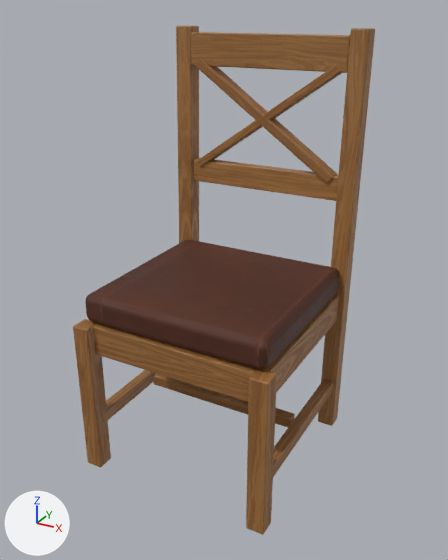
Two versions of the glTF model models/chair-norway.glb, one commit apart.
Before and after are seen from a camera (50 mm lens) standing at (0.686, -1.232, 1.093) and looking at (0.015, -0.013, 0.483). The axes (+X, +Y, +Z) are drawn at lower left. The lights are the same throughout. The picture after the commit comes second. Where no turn or scale is listed for an object, it has been applied to the vertices.
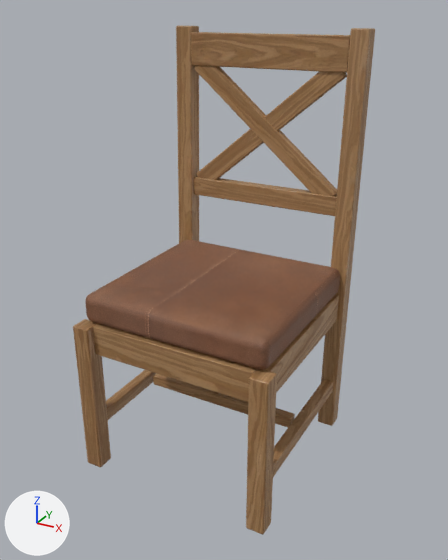
Boxes (x1, y1, x2, y2) around the edits, measured in the pictures (448 x 560 px; the box of a moved part takes in the faces that stretch with it):
```json
{"object": "Mesh_0", "change": "surface changed, reshaped", "before": [73, 26, 375, 535], "after": [73, 26, 375, 535]}
{"object": "Mesh_1", "change": "recoloured", "before": [85, 240, 340, 370], "after": [85, 240, 340, 370], "on screen": "lighter"}
{"part": 1, "of": "me_mesh_0", "change": "moved or reshaped", "before": [193, 158, 338, 201], "after": [193, 176, 337, 216]}
{"part": 2, "of": "me_mesh_0", "change": "moved or reshaped", "before": [197, 65, 341, 167], "after": [196, 72, 347, 180]}
{"part": 3, "of": "me_mesh_0", "change": "moved or reshaped", "before": [195, 58, 338, 184], "after": [194, 66, 337, 196]}
{"part": 4, "of": "me_mesh_0", "change": "surface changed", "before": [73, 26, 375, 535], "after": [73, 26, 375, 535]}
```

The change, as JSON lines over the scene's bpy script:
```json
{"block": "mat_oiled_oak", "where": "n2 = _N.new('ShaderNodeMix'); n2.name = 'Mix'"}
{"op": "set", "path": "n2.inputs[7].default_value", "old": "(0.888, 0.672, 0.413, 1.0)", "new": "(1.0, 0.922, 0.823, 1.0)", "note": "'B', beige #f2d6ac -> 'B', white #fff6ea"}
{"op": "remove", "block": "mat_microfibre", "code": "n2 = _N.new('ShaderNodeMix'); n2.name = 'Mix'"}
{"op": "remove", "block": "mat_microfibre", "code": "n2.data_type = 'RGBA'"}
{"op": "remove", "block": "mat_microfibre", "code": "n2.blend_type = 'MULTIPLY'"}
{"op": "remove", "block": "mat_microfibre", "code": "n2.inputs[0].default_value = 1.0  # 'Factor'"}
{"op": "remove", "block": "mat_microfibre", "code": "n2.inputs[7].default_value = (0.352, 0.181, 0.0976, 1.0)  # 'B', brown #a07658"}
{"block": "mat_microfibre", "where": "n0 = _N.new('ShaderNodeBsdfPrincipled'); n0.name = 'Principled BSDF'"}
{"block": "mat_microfibre", "where": "n3 = _N.new('ShaderNodeTexImage'); n3.name = 'Image Texture'"}
{"op": "remove", "block": "mat_microfibre", "code": "_L.new(n2.outputs[2], n0.inputs[0])  # 'Result' to 'Base Color'"}
{"op": "remove", "block": "mat_microfibre", "code": "_L.new(n3.outputs[0], n2.inputs[6])  # 'Color' to 'A'"}
{"op": "add", "block": "mat_microfibre", "code": "_L.new(n3.outputs[0], n0.inputs[0])  # 'Color' to 'Base Color'"}
{"block": "me_mesh_0", "where": "me_mesh_0.from_pydata(...)  # 2280 vertices, 4500 faces; spans x -0.255..0.255, y -0.265..0.265, z -0.526..0.526"}
{"block": "me_mesh_0", "where": "# used by ob_mesh_0; location = (0.0, 0.0, 0.525)"}
{"block": "me_mesh_0", "change": "me_mesh_0 part 1: the loose piece of 152 vertices spanning x -0.21..0.21, y 0.218..0.248, z 0.125..0.185 is scaled about its middle by (1, 1, 0.824), then moved by (0.0, 0.0, -0.045)"}
{"block": "me_mesh_0", "change": "me_mesh_0 part 2: 152 of 2280 vertices moved; they spanned x -0.195..0.195, y 0.213..0.255, z 0.168..0.447 and now span x -0.204..0.204, y 0.222..0.245, z 0.108..0.457; mean shift (0.0, 0.0, -0.025); largest move (-0.186, 0.216, 0.169) -> (-0.177, 0.226, 0.109)"}
{"block": "me_mesh_0", "change": "me_mesh_0 part 3: 152 of 2280 vertices moved; they spanned x -0.196..0.196, y 0.213..0.255, z 0.166..0.449 and now span x -0.204..0.204, y 0.221..0.247, z 0.108..0.457; mean shift (0.0, 0.0, -0.025); largest move (0.185, 0.25, 0.168) -> (0.177, 0.242, 0.109)"}
{"block": "me_mesh_0", "change": "me_mesh_0 part 4: texture (UV) coordinates of 4500 of 4500 faces, centred in x -0.255..0.255, y -0.265..0.265, z -0.525..0.525, changed; they spanned u 0.34..7.6, v -9.07..0.65 and now span u 0.31..9.68, v -8.53..0.66"}
```
